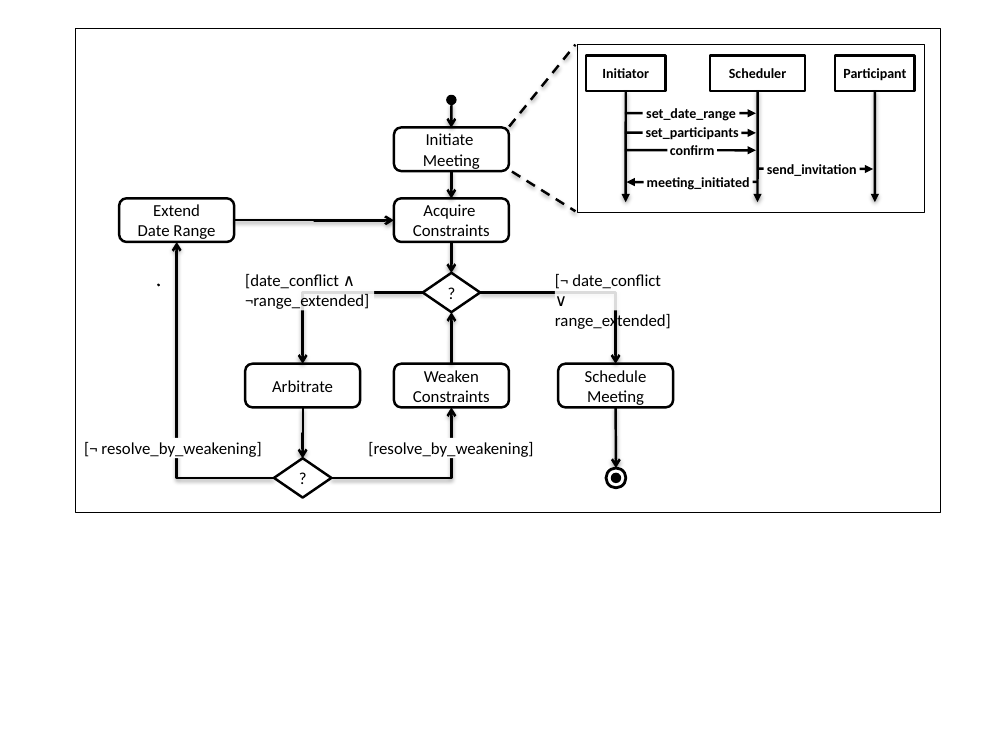
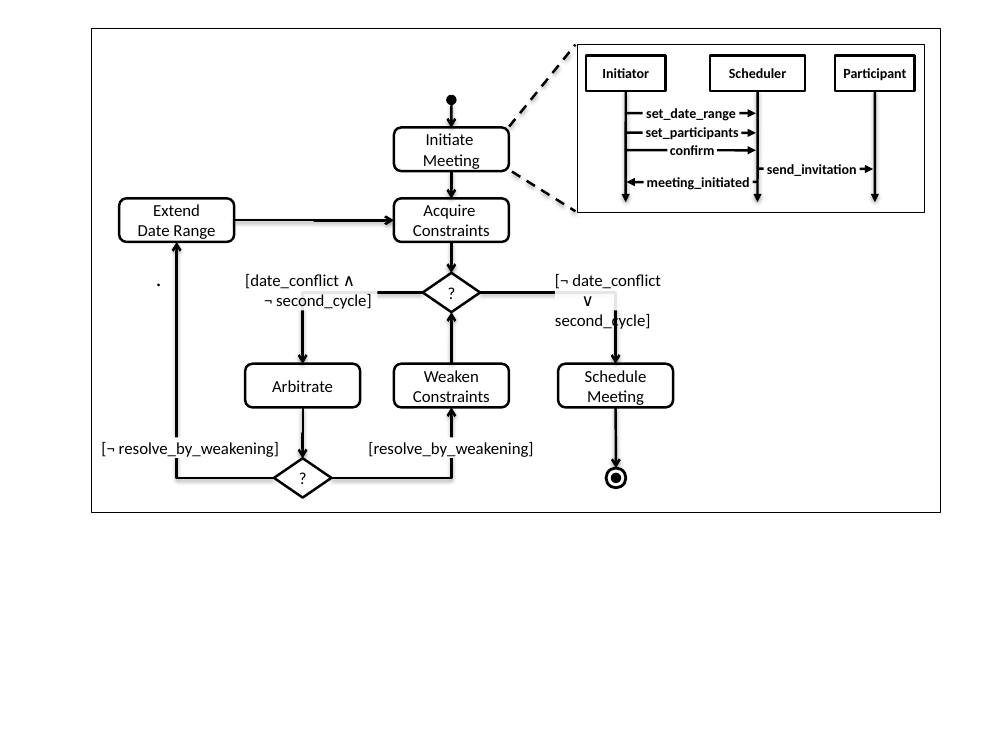
Before and after one commit to blambeau/phd, a slide deck: slide 8 of writing/images/train.pptx. Drawn at 1008x756 pixels with LibreOffice and Linux fonts; fonts in the diff are those of the drawing. Boxes give left, top, right and bottom in pixels: in the first picture for what was removed or moved away, otherwise in the second. Text is boxed around its words. In the diff, an @@ line names an element or a change of style, - is before the commit and + after.

Commit message:
Updated images for second_cycle fluent

```diff
--- a/writing/images/train.pptx
+++ b/writing/images/train.pptx
@@ rectangle: place and size @@
-rectangle at [76, 29, 940, 513]
+rectangle at [92, 29, 941, 513]
@@ text at [245, 274, 372, 311]: text changed @@
-[date_conflict ∧
-¬range_extended]
+[date_conflict ∧
+¬ second_cycle]
@@ text at [555, 274, 661, 331]: text changed @@
-[¬ date_conflict
-∨ range_extended]
+[¬ date_conflict
+∨ second_cycle]
@@ text "[¬ resolve_by_weakening]": place and size @@
-text "[¬ resolve_by_weakening]" at [101, 442, 261, 459]
+text "[¬ resolve_by_weakening]" at [119, 442, 279, 457]
```
Also in this commit, not shown: 2 other slides changed, 5 other files.
